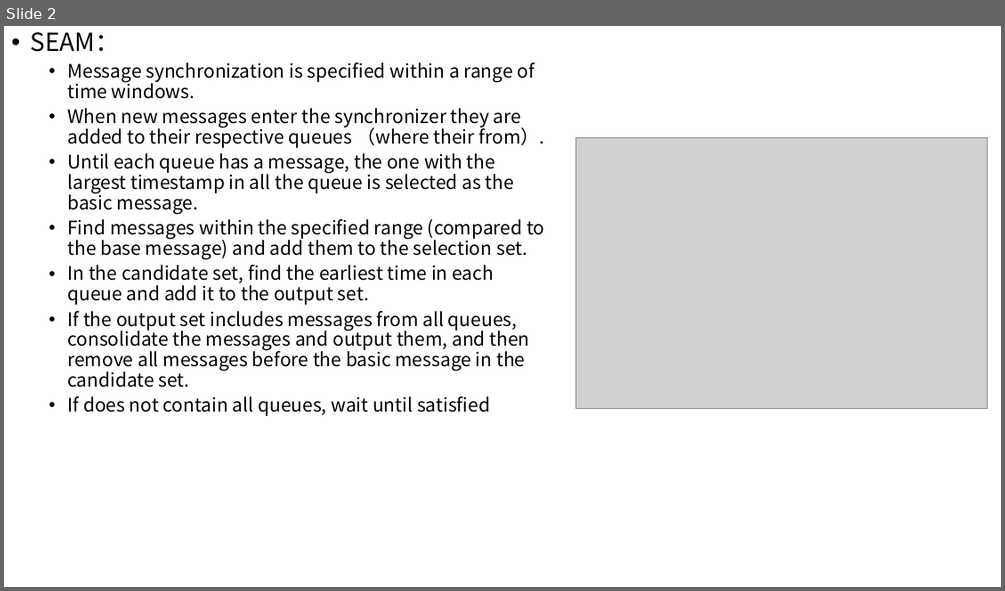
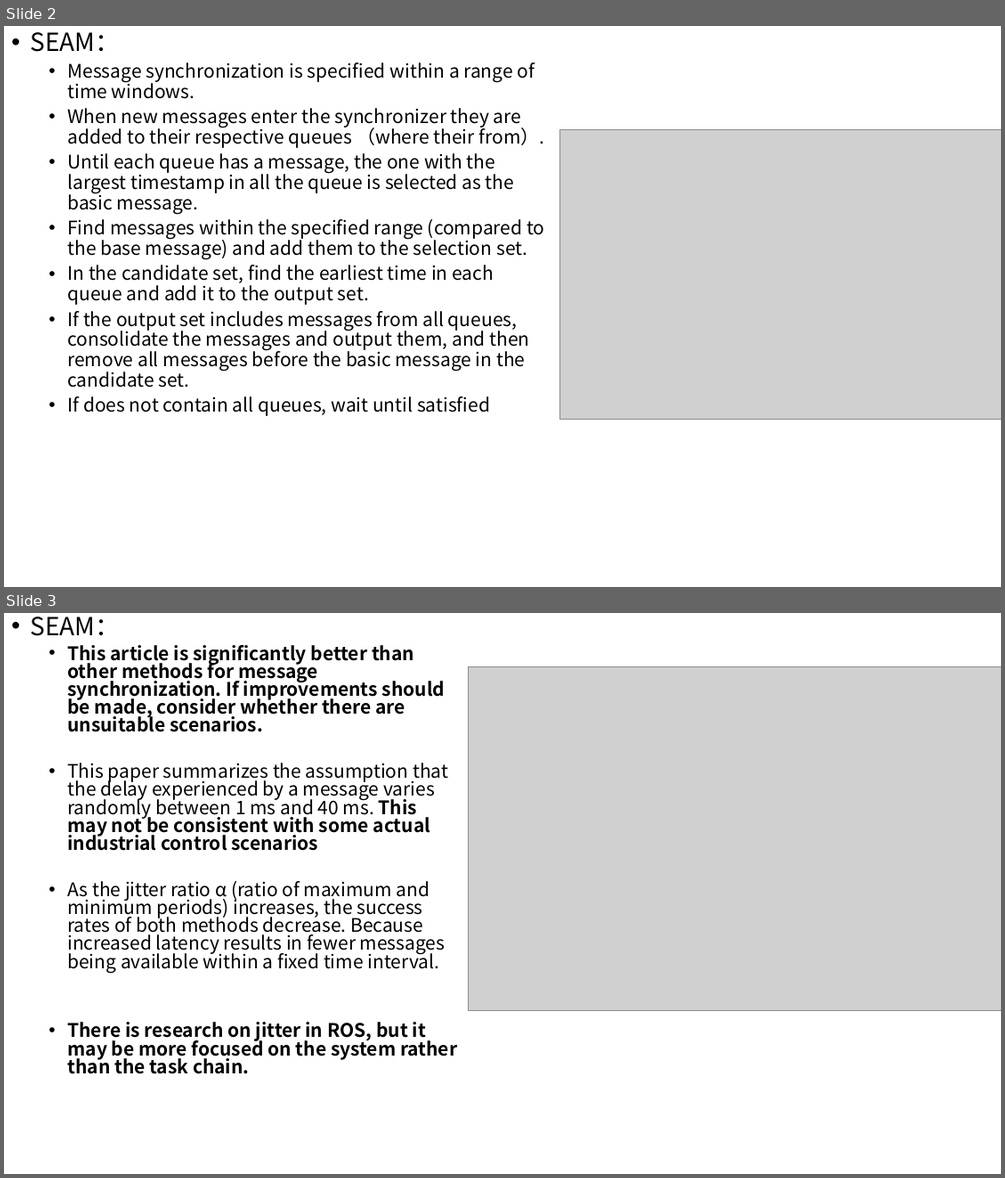
Before and after one commit to wsm6636/note, a slide deck: 06-ppt/discussion/0514.pptx. Shown one above the other, each under a label of ours: slide 2 before the commit, slides 2 and 3 after it. The pictures are 1005x591 and 1005x1178 pixels, drawn with LibreOffice and Linux fonts; fonts in the diff are those of the drawing; grey boxes stand for pictures. Boxes give left, top, right and bottom in pixels: in the first picture for what was removed or moved away, otherwise in the second. Text is boxed around its words. In the diff, an @@ line names an element or a change of style, - is before the commit and + after.

```diff
--- a/06-ppt/discussion/0514.pptx
+++ b/06-ppt/discussion/0514.pptx
@@ slide 3 added at box(4, 613, 1001, 1174), background #FFFFFF @@
@@ text added at box(30, 617, 457, 1074), 18 pt, text #000000, bold @@
+• SEAM：
+  • This article is significantly better than other methods for message synchronization. If improvements should be made, consider whether there are unsuitable scenarios.
+  • This paper summarizes the assumption that the delay experienced by a message varies randomly between 1 ms and 40 ms. This may not be consistent with some actual industrial control scenarios
+  • As the jitter ratio α (ratio of maximum and minimum periods) increases, the success rates of both methods decrease. Because increased latency results in fewer messages being available within a fixed time interval.
+  • There is research on jitter in ROS, but it may be more focused on the system rather than the task chain.
@@ picture added at box(469, 666, 1001, 1010) @@
@@ slide 2 changed as well @@
@@ picture: place and size @@
-picture at box(576, 138, 988, 408)
+picture at box(559, 130, 1001, 419)
```
Also in this commit, not shown: 5 other slides changed, 5 other files.
